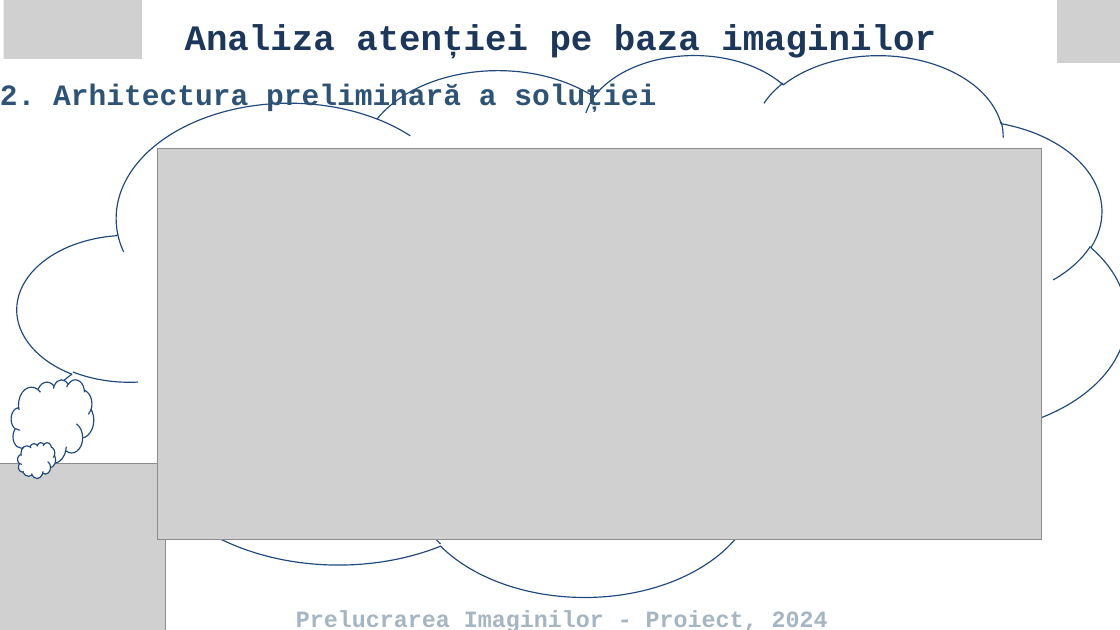
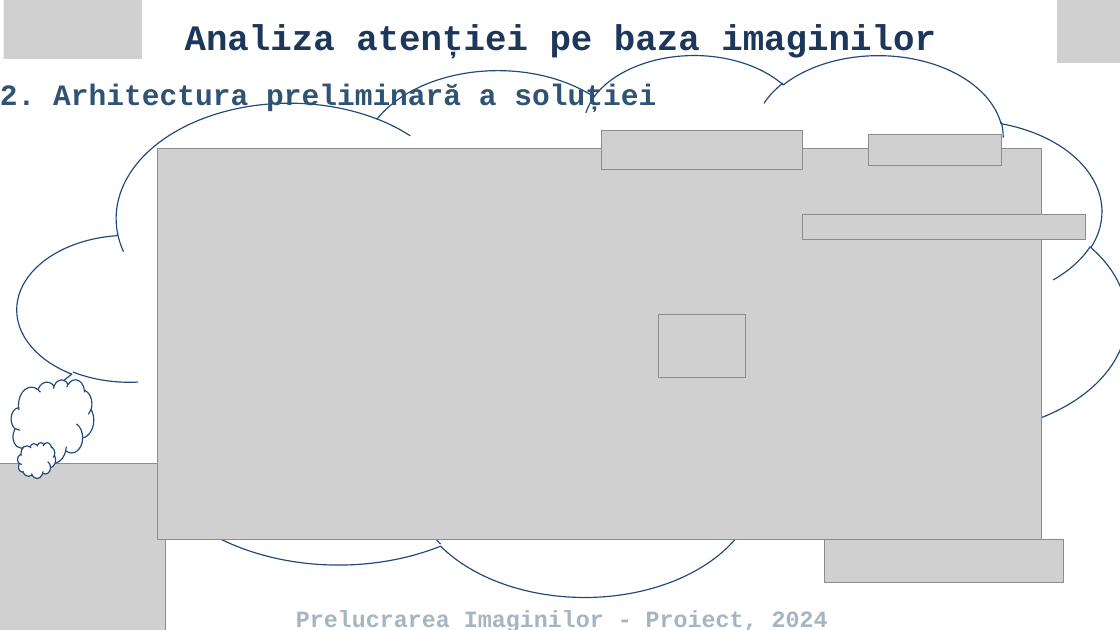
Before and after one commit to PrelucrareaImaginilor/pi-p-proiect-bandits, a slide deck: slide 3 of analysis_of_attention_bandits.pptx. Drawn at 1120x630 pixels with LibreOffice and Linux fonts; fonts in the diff are those of the drawing; grey boxes stand for pictures. Boxes give left, top, right and bottom in pixels: in the first picture for what was removed or moved away, otherwise in the second. Text is boxed around its words. In the diff, an @@ line names an element or a change of style, - is before the commit and + after.

```diff
--- a/analysis_of_attention_bandits.pptx
+++ b/analysis_of_attention_bandits.pptx
@@ picture added at (x1=601, y1=130, x2=802, y2=170) @@
@@ picture added at (x1=868, y1=134, x2=1002, y2=165) @@
@@ picture added at (x1=802, y1=214, x2=1086, y2=239) @@
@@ picture added at (x1=659, y1=314, x2=745, y2=377) @@
@@ picture added at (x1=824, y1=539, x2=1063, y2=582) @@
```
Also in this commit, not shown: 1 other slide changed, 6 slides added, 3 slides removed.
